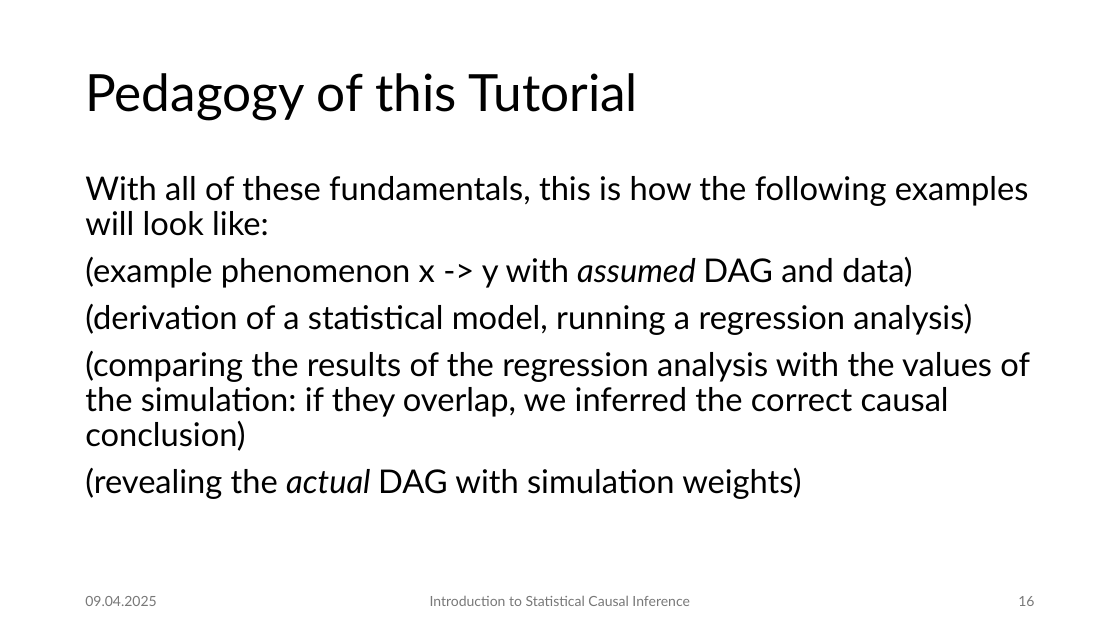
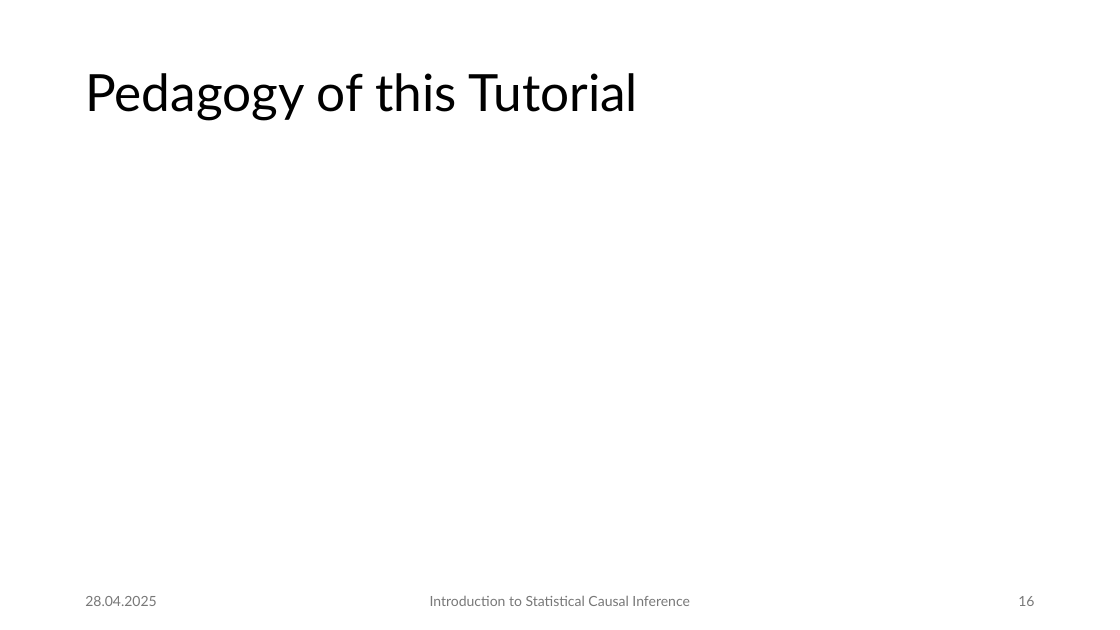
Before and after one commit to JulianFrattini/bda4sci, a slide deck: slide 16 of version2/slides/intro-sci.pptx. Drawn at 1120x630 pixels with LibreOffice and Linux fonts; fonts in the diff are those of the drawing. Boxes give left, top, right and bottom in pixels: in the first picture for what was removed or moved away, otherwise in the second. Text is boxed around its words. In the diff, an @@ line names an element or a change of style, - is before the commit and + after.

```diff
--- a/version2/slides/intro-sci.pptx
+++ b/version2/slides/intro-sci.pptx
@@ text removed at (x1=85, y1=176, x2=1030, y2=499) @@
-With all of these fundamentals, this is how the following examples will look like:
-(example phenomenon x -> y with assumed DAG and data)
-(derivation of a statistical model, running a regression analysis)
-(comparing the results of the regression analysis with the values of the simulation: if they overlap, we inferred the correct causal conclusion)
-(revealing the actual DAG with simulation weights)
@@ text at (x1=85, y1=596, x2=156, y2=606): text changed @@
-09.04.2025
+28.04.2025
```
Also in this commit, not shown: 42 other slides changed, 1 slide added, 2 other files.
